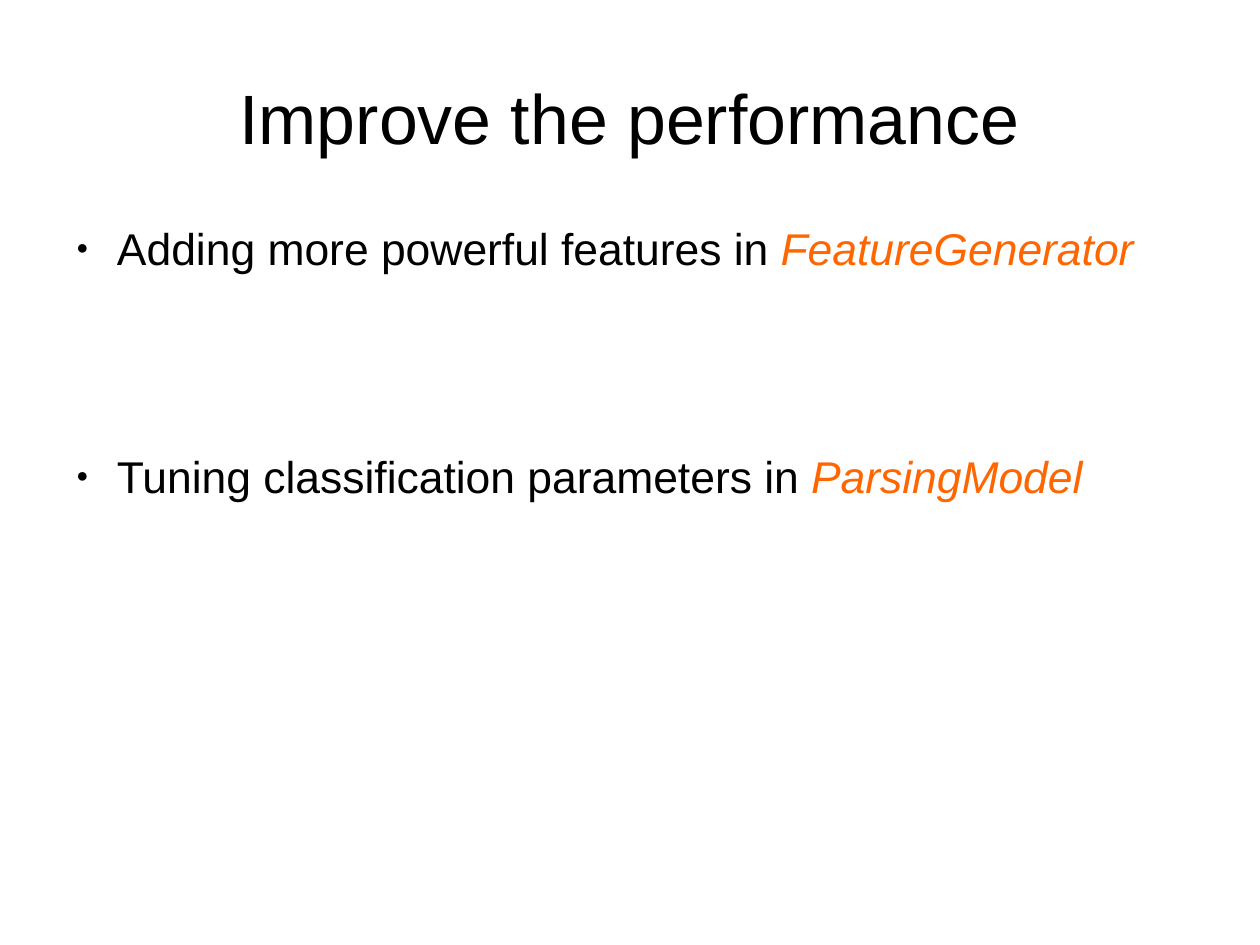
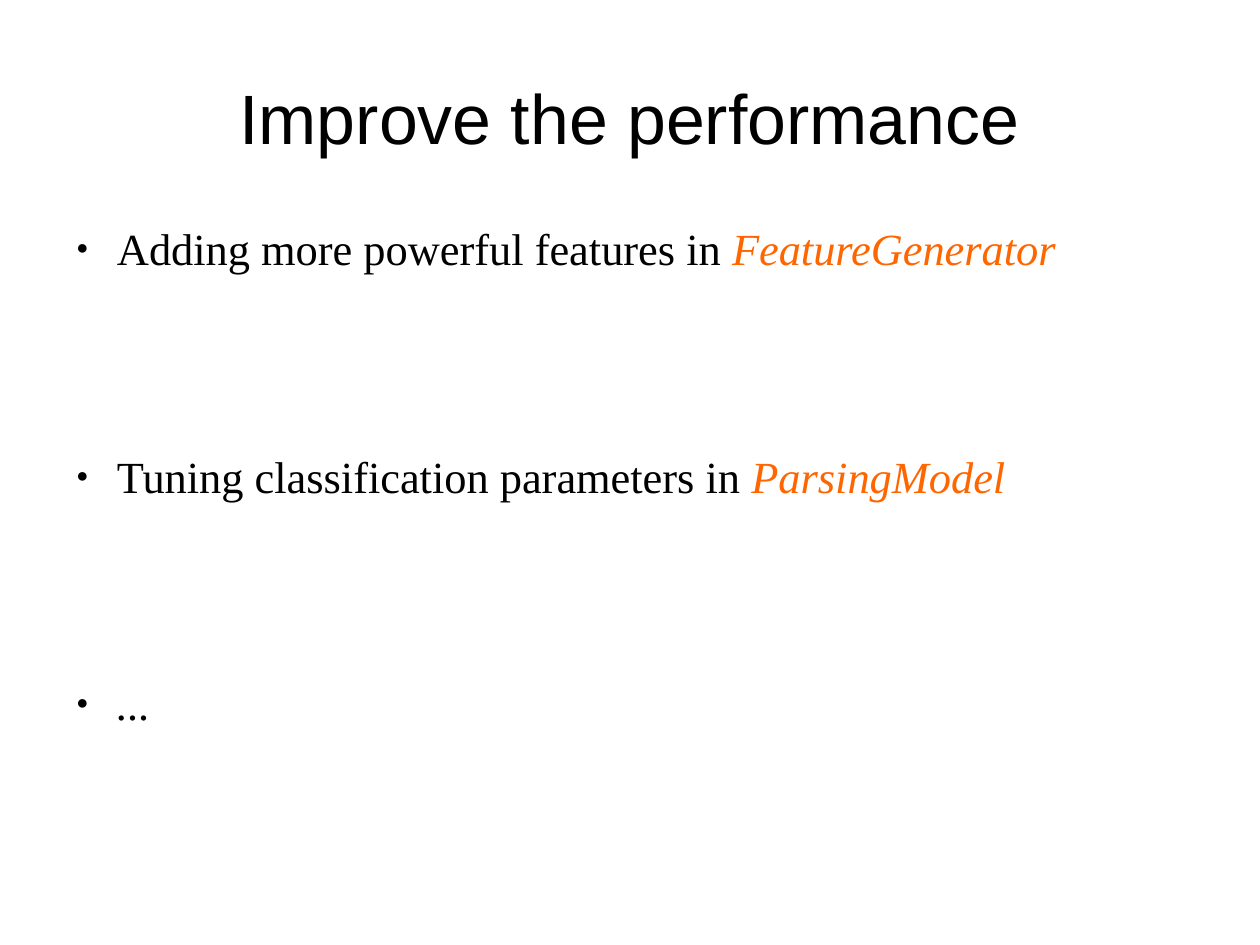
Before and after one commit to jiyfeng/RSTParser, a slide deck: slide 6 of doc/intro.odp. Drawn at 1260x945 pixels with LibreOffice and Linux fonts; fonts in the diff are those of the drawing. Boxes give left, top, right and bottom in pixels: in the first picture for what was removed or moved away, otherwise in the second. Text is boxed around its words. In the diff, an @@ line names an element or a change of style, - is before the commit and + after.

```diff
--- a/doc/intro.odp
+++ b/doc/intro.odp
@@ text at (x1=117, y1=233, x2=1056, y2=502): paragraph added @@
+● ...
@@ text at (x1=117, y1=233, x2=1056, y2=502): font Arial to Times New Roman @@
```
Also in this commit, not shown: 9 other slides changed, 2 slides added, 2 slides removed, 2 other files.
